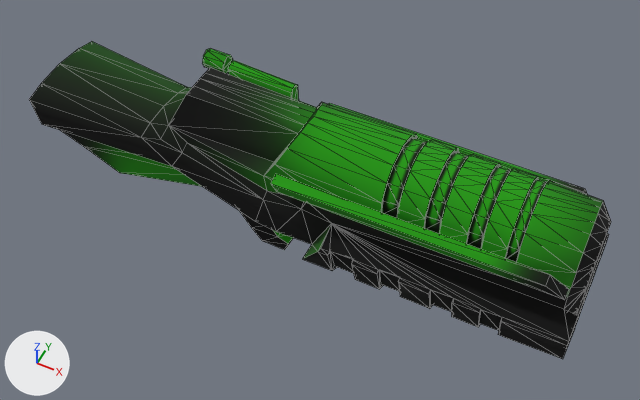
The glTF model base/weapons/pg/model.glb as it was, and as the next commit left it.
Rendered twice from a 50 mm lens placed at (21.1, -26.3, 35.6), pointed at (7.9, 0.0, 2.7). The lights are fixed; the arrows at lower left show +X, +Y and +Z. Mesh edges are drawn as thin lines. Vertices at the same position are counted once.

The first picture shows 'Plasmagun_fx_noesis_meshnode_0001', 'Plasmagun_noesis_meshnode_0000'.
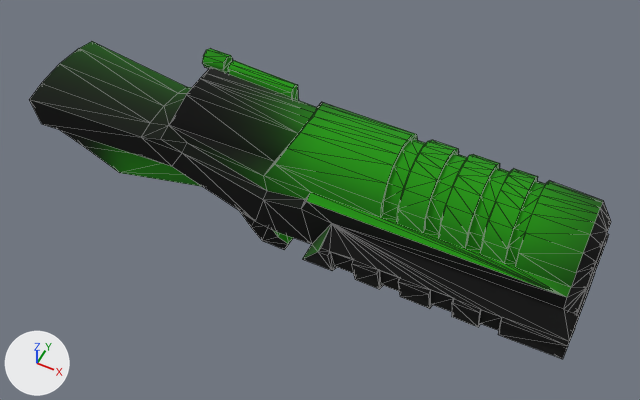
Scene script edits in JSON lines:
```json
{"block": "me_plasmagun", "where": "me_plasmagun.from_pydata(...)  # 565 vertices, 1096 faces; spans x -7.3..21.3, y -3.5..3.5, z -2.0..8.2"}
{"block": "me_plasmagun", "where": "# used by ob_plasmagun_noesis_meshnode_0000; location = (0.0, 0.0, 0.0)"}
{"block": "me_plasmagun", "change": "me_plasmagun part 1: the loose piece of 8 vertices spanning x 7.0..20.6, y -3.0..-2.1, z 5.3..6.5 is deleted"}
{"block": "me_plasmagun", "change": "me_plasmagun part 2: the loose piece of 8 vertices spanning x 7.0..20.6, y 2.1..3.0, z 5.3..6.5 is deleted"}
{"op": "remove", "block": "ob_plasmagun_fx_noesis_meshnode_0001", "code": ["ob_plasmagun_fx_noesis_meshnode_0001 = bpy.data.objects.new('Plasmagun_fx_noesis_meshnode_0001', me_plasmagun_fx)", "ob_plasmagun_fx_noesis_meshnode_0001.location = (0.0, 0.0, 0.0)"]}
```

Location of each change, (x1, y1, x2, y2) in pixels of the pictures (640 x 400 px):
```json
{"object": "Plasmagun_fx_noesis_meshnode_0001", "change": "deleted", "before": [382, 137, 547, 262], "on screen": "green"}
{"part": 1, "of": "me_plasmagun", "change": "deleted", "before": [271, 174, 569, 300], "on screen": "green"}
{"part": 2, "of": "me_plasmagun", "change": "deleted", "before": [329, 103, 588, 195], "on screen": "green"}
```
